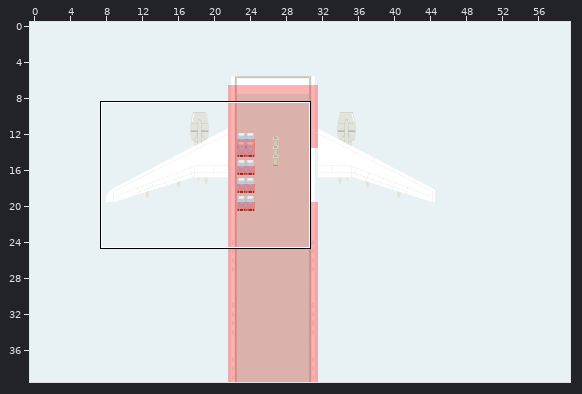
Tiled map, stored at Android/assets/maps/plane/plane.tmx. The first picture is a wide view before the edit; the outline marks the close-up.
Close-up. Before:
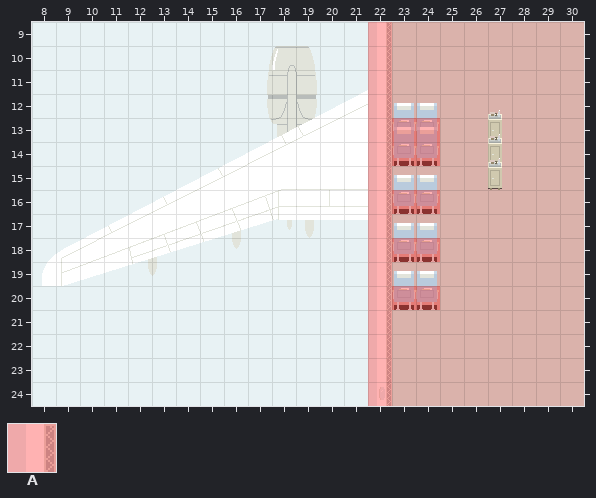
Cells are 24x24 px. Shown: x 8..30, y 9..24.
Key: from "tileset24": A 36.
_ is an empty cell.
Layers that did not change in this view are not listed.
Layer "Collision" before, first column x 8:
 9 ______________A________
10 ______________A________
11 ______________A________
12 ______________A________
13 ______________AAA______
14 ______________AAA______
15 ______________A________
16 ______________AAA______
17 ______________A________
18 ______________AAA______
19 ______________A________
20 ______________AAA______
21 ______________A________
22 ______________A________
23 ______________A________
24 ______________A________
Once edited:
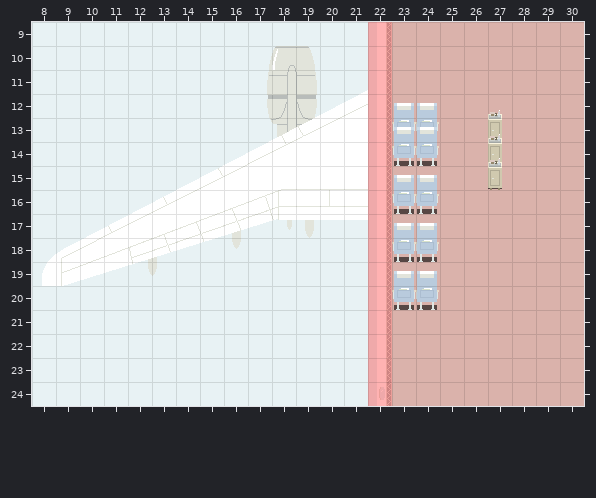
See-through tiles are keyed as they look on the map.
Difference:
Changed rows in their new state; . is an unchanged cell.
Layer "Collision":
first column x 23:
13 __
14 __
16 __
18 __
20 __
Pixel boxes of the changes (left, top, right, bottom) in both close-ups:
removed: (392, 118, 440, 166)
removed: (392, 190, 440, 214)
removed: (392, 238, 440, 262)
removed: (392, 286, 440, 310)
